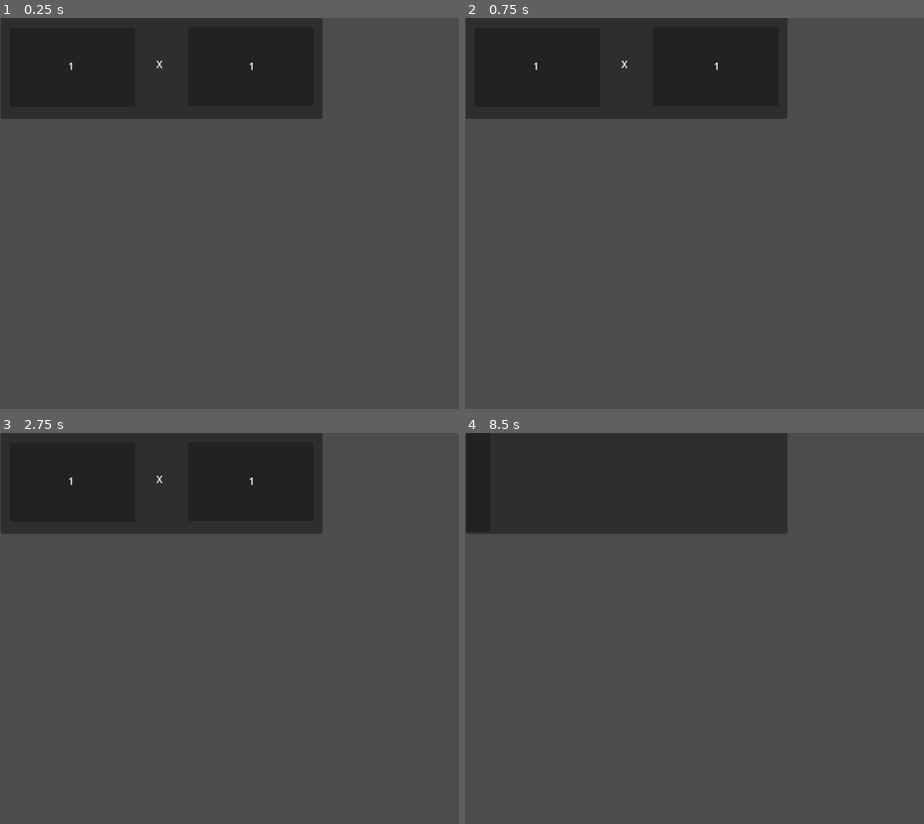
Above: before the commit, frames 1-4 (two rows, left to right).
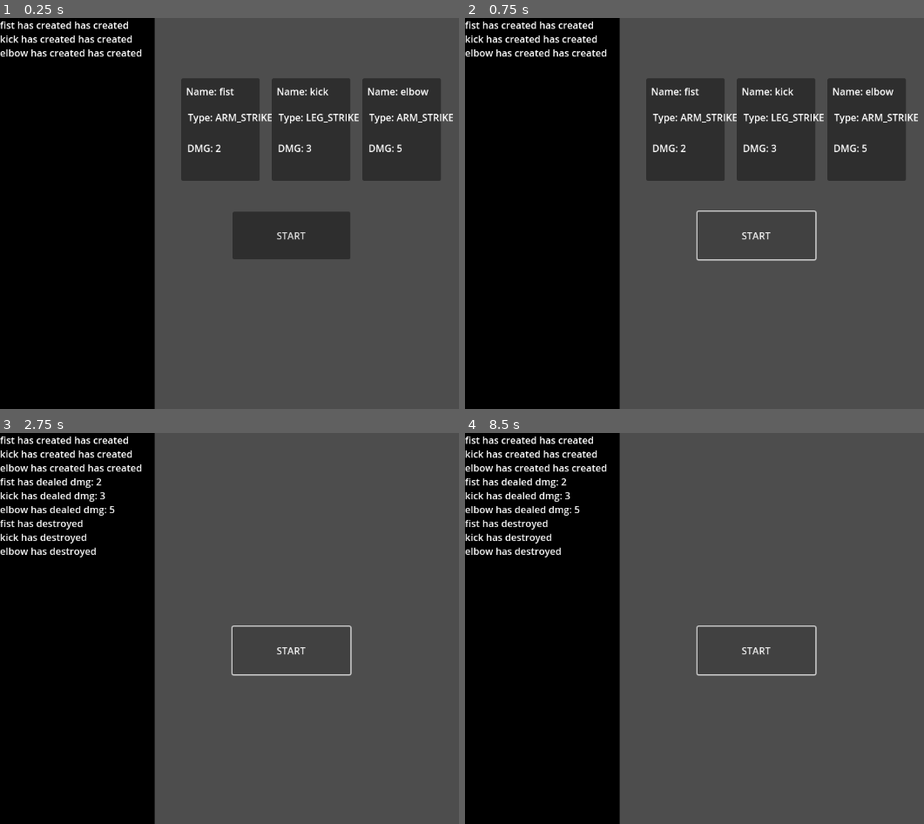
Above: after the commit, the same moments.

Repository: C0ldSt33l/Fighting-Card-Game
Game: Godot game, scene res://test_scene.tscn
The game is run twice, just before and just after one commit, with the same random seed, the same clock (stepped at 60 frames per second) and the same inputs. Before the commit the project starts from res://scene/counter.tscn.
Inputs (mouse positions are in pixels of both pictures, inside the frame that each line leads up to):
- Up to frame 1 (0.25 s): no input
- Up to frame 2 (0.75 s): click (758, 236) at 0.5 s, where only the run after the commit has a clickable "START"
- Up to frame 3 (2.75 s): click (293, 651) at 1.25 s, where only the run after the commit has a clickable "START"; click (293, 651) at 2 s, where only the run after the commit has a clickable "START"
- Up to frame 4 (8.5 s): tap Enter at 3.5, 5, 6.5 s; tap Space at 4.25, 5.75, 7.25 s

The runs differ from the first frame. In frame 1, 54% of the frame differs, in the area x 0-99%, y 0-100%; in frame 2, 51%; in frame 3, 43%; in frame 4, 43%.
Error after the commit: Out of bounds get index '0' (on base: 'Array[Card]') (res://test_scene.gd:65)

Commit message:
.

Diff:
--- /dev/null
+++ b/card/card.gd
@@ -0,0 +1,97 @@
+extends Node2D
+class_name Card
+
+@onready var name_label := $Background/Name as Label
+@onready var type_label := $Background/Type as Label
+@onready var dmg_label := $Background/DMG as Label
+
+enum ACTION_TYPE {
+	ARM_STRIKE,
+	LEG_STRIKE,
+}
+
+enum RARITY {
+	REGULAR,
+	RARE,
+	LEGENDARY,
+}
+
+enum DIRECTION {
+	HEAD,
+	BODY,
+	LEGS,
+}
+
+#Tags:
+# - card_name
+# - dmg
+# - type
+# - rarity
+# - direction
+# - martial art
+# - has aura
+@export var tags: Dictionary
+
+# Short cuts for base tags
+var card_name: String :
+	set(val): self.set_tag_val('card_name', val)
+	get(): return self.get_tag_val('card_name')
+
+var type: ACTION_TYPE :
+	set(val): self.set_tag_val('type', val)
+	get(): return self.get_tag_val('type')
+
+var dmg: int :
+	set(val): self.set_tag_val('dmg', val)
+	get(): return self.get_tag_val('dmg')
+
+var dir: DIRECTION :
+	set(val): self.set_tag_val('direction', val)
+	get(): return self.get_tag_val('direction')
+
+# NOTE:
+#- Think about func signature(`(dmg: int) -> void` or `() -> int`)
+#- When apply (during action or before card spawn)
+# if second case => make copy of it in `BattleArena` class
+var effects: Array[Callable] = []
+
+
+signal created(name: String)
+signal played(name: String, dealed_dmg: int)
+signal destroyed(name: String)
+
+
+func _ready() -> void:
+	self.name_label.text += str(self.card_name)
+	self.type_label.text += str(ACTION_TYPE.keys()[self.type])
+	self.dmg_label.text += str(self.dmg)
+	self.created.emit(self.card_name + ' has created')
+
+
+func play() -> void:
+	# This is test
+	var dmg = self.dmg
+	for effect in self.effects:
+		dmg += effect.call()
+
+	self.played.emit(self.card_name, dmg)
+
+
+func add_tags(new_tags: Dictionary) -> void:
+	self.tags.merge(new_tags, true)
+
+
+func has_tag(tag: String) -> bool:
+	return self.tags.keys().has(tag)
+
+
+func get_tag_val(tag: String) -> Variant:
+	return self.tags[tag] if self.has_tag(tag) else null
+
+
+func set_tag_val(tag: String, val: Variant) -> void:
+	self.tags[tag] = val
+
+
+func _exit_tree() -> void:
+	self.destroyed.emit(self.card_name)
--- /dev/null
+++ b/card/card.tscn
@@ -0,0 +1,34 @@
+[gd_scene load_steps=2 format=3 uid="uid://c7wnxs3jd7ek"]
+
+[ext_resource type="Script" path="res://card/card.gd" id="1_174wl"]
+
+[node name="Card" type="Node2D"]
+script = ExtResource("1_174wl")
+
+[node name="Background" type="Panel" parent="."]
+offset_right = 130.0
+offset_bottom = 170.0
+
+[node name="Name" type="Label" parent="Background"]
+layout_mode = 0
+offset_left = 8.0
+offset_top = 10.0
+offset_right = 55.0
+offset_bottom = 33.0
+text = "Name: "
+
+[node name="Type" type="Label" parent="Background"]
+layout_mode = 0
+offset_left = 11.0
+offset_top = 53.0
+offset_right = 66.0
+offset_bottom = 76.0
+text = "Type: "
+
+[node name="DMG" type="Label" parent="Background"]
+layout_mode = 0
+offset_left = 10.0
+offset_top = 104.0
+offset_right = 57.0
+offset_bottom = 127.0
+text = "DMG: "
--- a/combo/combo.gd
+++ b/combo/combo.gd
@@ -2,24 +2,24 @@
 
 var pattern: Dictionary
 var length: int :
-	get():
-		return self.pattern.size()
+    get():
+        return self.pattern.size()
 var effect: Callable
 
 
 func check(cards: Array[Card]) -> bool:
-	var i := 0
-	for prop in self.pattern:
-		if cards[i][prop] != self.pattern[prop]:
-			return false
-		i += 1
-	return true
+    var i := 0
+    for prop in self.pattern:
+        if cards[i][prop] != self.pattern[prop]:
+            return false
+        i += 1
+    return true
 
 
 # NOTE: which signature is more suitable:
-	# - (score: int, multiply: int) -> void
-	# - (score: Vector2i) -> void
-	# - (cards: Array[Card]) -> void
-	# - (score: Vector2i, cards: Array[Card]) -> void
+    # - (score: int, multiply: int) -> void
+    # - (score: Vector2i) -> void
+    # - (cards: Array[Card]) -> void
+    # - (score: Vector2i, cards: Array[Card]) -> void
 func apply_effect() -> void:
-	self.effect.call()
+    self.effect.call()
--- /dev/null
+++ b/global/card_factory.gd
@@ -0,0 +1,42 @@
+extends Node
+
+var spawner := preload("res://card/card.tscn")
+
+
+# static func create(
+# 	name: String,
+# 	type: Card.ACTION_TYPE,
+# 	dmg: int,
+# 	tags: Dictionary = {}
+# ) -> Card:
+# 	var card := spawner.instantiate() as Card
+# 	card.card_name = name
+# 	card.type = type
+# 	card.dmg = dmg
+# 	card.add_tags(tags)
+# 	return card
+
+
+# static func create_with_binding(
+# 	parent: Node,
+# 	name: String,
+# 	type: Card.ACTION_TYPE,
+# 	dmg: int,
+# 	tags: Dictionary = {}
+# ) -> Card:
+# 	var card := create(name, type, dmg, tags)
+# 	parent.add_child(card)
+# 	return card
+
+## require func with signature `(Card) -> void
+func create(modifier: Callable) -> Card:
+	var card := spawner.instantiate() as Card
+	modifier.call(card)
+	return card
+
+
+## require func with signature `(Card) -> void
+func create_with_binding(parent: Node, modifier: Callable) -> Card:
+	var card := create(modifier)
+	parent.add_child(card)
+	return card
--- a/global/cards.gd
+++ b/global/cards.gd
@@ -1,19 +1,19 @@
 extends Node
 
 const CARDS := {
-	'fist':
-		{
+    'fist':
+    	{
 			'card_name': 'fist',
 			'type': Card.ACTION_TYPE.ARM_STRIKE,
 			'dmg': 2
 		},
-	'kick':
+    'kick':
 		{
 			'card_name': 'kick',
 			'type': Card.ACTION_TYPE.LEG_STRIKE,
 			'dmg': 3
 		},
-	'elbow':
+    'elbow':
 		{
 			'card_name': 'elbow',
 			'type': Card.ACTION_TYPE.ARM_STRIKE,
--- a/project.godot
+++ b/project.godot
@@ -10,10 +10,16 @@
 
 [application]
 
-config/name="main"
-run/main_scene="res://scene/counter.tscn"
+config/name="Figting Card Game"
+run/main_scene="res://test_scene.tscn"
 config/features=PackedStringArray("4.3", "Forward Plus")
 config/icon="res://icon.svg"
+
+[autoload]
+
+Cards="*res://global/cards.gd"
+Combos="*res://global/combos.gd"
+CardFactory="*res://global/card_factory.gd"
 
 [dotnet]
 
--- a/scene/shop.tscn
+++ b/shop/shop.tscn
@@ -1,6 +1,9 @@
-[gd_scene format=3 uid="uid://de7guliyfned0"]
+[gd_scene load_steps=2 format=3 uid="uid://de7guliyfned0"]
+
+[ext_resource type="Script" path="res://script/shop.gd" id="1_8buij"]
 
 [node name="shop" type="Node2D"]
+script = ExtResource("1_8buij")
 
 [node name="PersonalPoint" type="Label" parent="."]
 offset_right = 258.0
--- /dev/null
+++ b/test_scene.gd
@@ -0,0 +1,82 @@
+extends Node2D
+
+@onready var logger := $Logger as RichTextLabel
+@onready var timer := $Timer as Timer
+
+var cards: Array[Card] = []
+var cur_card := 0
+
+func _ready() -> void:
+	var configs := [
+		{
+			'card_name': 'fist',
+			'type': Card.ACTION_TYPE.ARM_STRIKE,
+			'dmg': 2
+		},
+		{
+			'card_name': 'kick',
+			'type': Card.ACTION_TYPE.LEG_STRIKE,
+			'dmg': 3
+		},
+		{
+			'card_name': 'elbow',
+			'type': Card.ACTION_TYPE.ARM_STRIKE,
+			'dmg': 5
+		},
+	]
+	var spawn_pos := Vector2(300, 100)
+
+	for config in configs:
+		self.spawn_card(config, spawn_pos)
+		spawn_pos.x += 150
+
+
+func add_text(text: String) -> void:
+	text += "\n"
+	self.logger.text += text
+
+
+func create_log(name: String) -> void:
+	self.add_text(name + ' has created')
+
+
+func action_log(name: String, dmg: int) -> void:
+	self.add_text(name + ' has dealed dmg: ' + str(dmg))
+
+
+func destroy_log(name: String) -> void:
+	self.add_text(name + ' has destroyed')
+
+
+func start_round() -> void:
+	self.timer.start()
+
+
+func end_round() -> void:
+	self.timer.stop()
+
+	self.cur_card = 0
+	for card in self.cards:
+		card.queue_free()
+	self.cards.clear()
+
+
+func play_card() -> void:
+	self.cards[self.cur_card].play()
+	self.cur_card += 1
+	if self.cur_card == self.cards.size():
+		self.end_round()
+
+
+func spawn_card(config: Dictionary, pos: Vector2) -> void:
+	var card := CardFactory.create_with_binding(
+		self,
+		func (c: Card) -> void:
+			c.add_tags(config)
+			c.position = pos
+			c.created.connect(self.create_log)
+			c.played.connect(self.action_log)
+			c.destroyed.connect(self.destroy_log)
+	)
+
+	self.cards.append(card)
--- /dev/null
+++ b/test_scene.tscn
@@ -0,0 +1,31 @@
+[gd_scene load_steps=3 format=3 uid="uid://dmwiv3j3x3x3d"]
+
+[ext_resource type="Script" path="res://test_scene.gd" id="1_1fton"]
+
+[sub_resource type="StyleBoxFlat" id="StyleBoxFlat_awrn8"]
+bg_color = Color(0, 0, 0, 1)
+
+[node name="Test scene" type="Node2D"]
+script = ExtResource("1_1fton")
+
+[node name="Logger" type="RichTextLabel" parent="."]
+custom_minimum_size = Vector2(100, 0)
+offset_right = 256.0
+offset_bottom = 648.0
+size_flags_horizontal = 4
+size_flags_vertical = 4
+theme_override_styles/normal = SubResource("StyleBoxFlat_awrn8")
+scroll_following = true
+
+[node name="Timer" type="Timer" parent="."]
+wait_time = 0.5
+
+[node name="Button" type="Button" parent="."]
+offset_left = 385.0
+offset_top = 321.0
+offset_right = 580.0
+offset_bottom = 400.0
+text = "START"
+
+[connection signal="timeout" from="Timer" to="." method="play_card"]
+[connection signal="pressed" from="Button" to="." method="start_round"]
Renamed: script/counter.gd -> counter/counter.gd
Renamed: scene/counter.tscn -> counter/counter.tscn
Renamed: scene/PowerUpShop.tscn -> powerUpShop/PowerUpShop.tscn
Renamed: script/power_up_shop.gd -> powerUpShop/power_up_shop.gd
Renamed: script/shop.gd -> shop/shop.gd
Not shown, added: tes232.tmp
Not shown, added: tes3E86.tmp
Not shown, added: tesC47A.tmp
